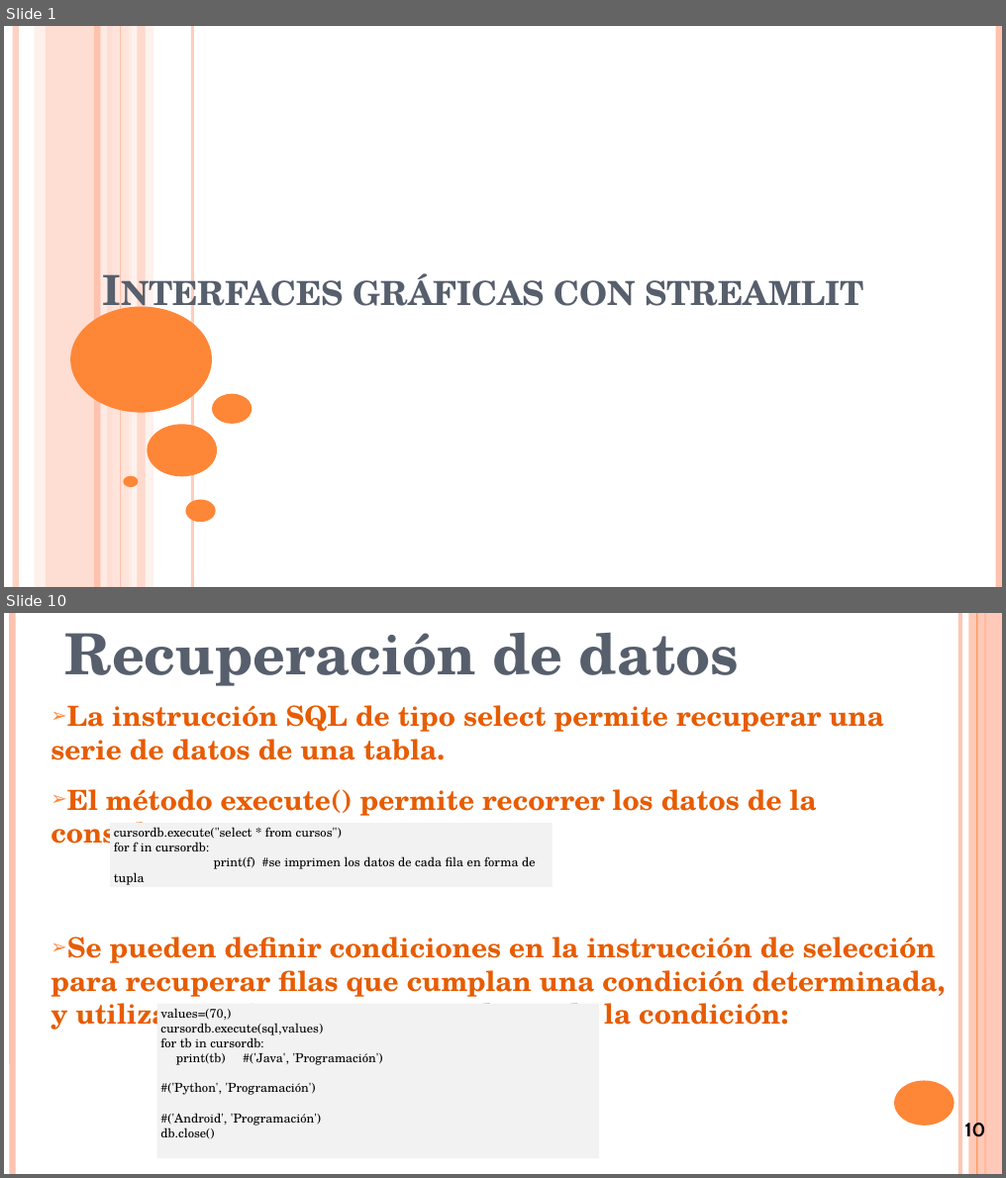
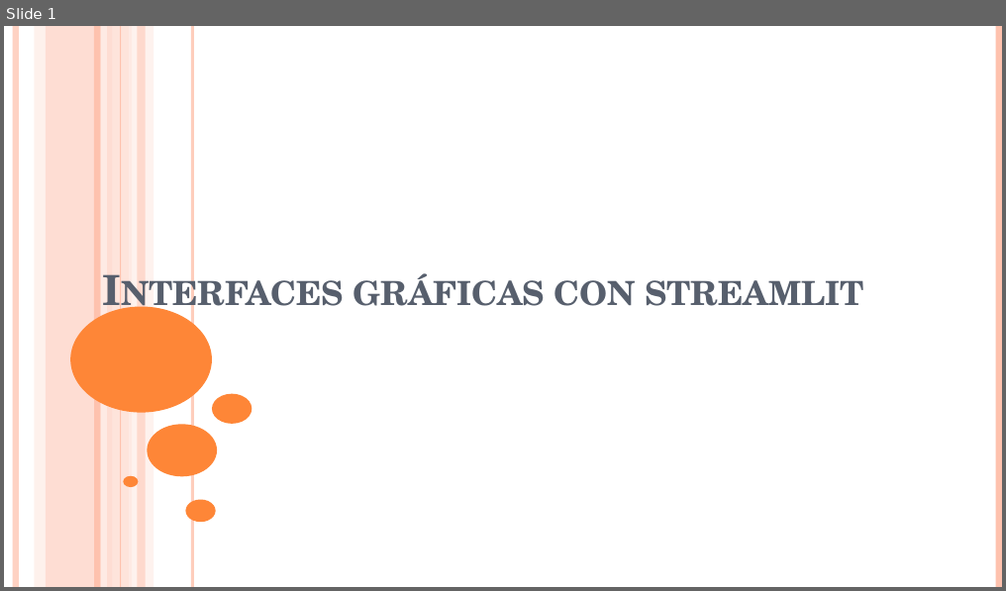
Before and after one commit to amartinsierra/curso_python_getafe, a slide deck: streamlit.pptx. Shown one above the other, each under a label of ours: slides 1 and 10 before the commit, slide 1 after it; the slides between them are not shown. The pictures are 1006x1178 and 1006x591 pixels, drawn with LibreOffice and Linux fonts; fonts in the diff are those of the drawing. Boxes give left, top, right and bottom in pixels: in the first picture for what was removed or moved away, otherwise in the second. Text is boxed around its words. In the diff, an @@ line names an element or a change of style, - is before the commit and + after.

```diff
--- a/streamlit.pptx
+++ b/streamlit.pptx
@@ slide 10 removed at bbox=[4, 613, 1002, 1174], background #FFFFFF @@
@@ line removed from (12, 613) to (12, 1173) @@
@@ text removed at bbox=[64, 633, 740, 686] @@
-Recuperación de datos
@@ line removed from (960, 613) to (960, 1173) @@
@@ rectangle removed at bbox=[969, 613, 1002, 1173] @@
@@ line removed from (977, 613) to (977, 1173) @@
@@ line removed from (985, 613) to (985, 1173) @@
@@ text removed at bbox=[51, 705, 945, 1034] @@
-➢ La instrucción SQL de tipo select permite recuperar una serie de datos de una tabla.
-➢ El método execute() permite recorrer los datos de la consulta:
-➢ Se pueden definir condiciones en la instrucción de selección para recuperar filas que cumplan una condición determinada, y utilizar parámetros como valores de la condición:
@@ rectangle removed at bbox=[110, 823, 551, 886] @@
-cursordb.execute("select * from cursos")
-for f in cursordb:
-print(f) #se imprimen los datos de cada fila en forma de tupla
@@ rectangle removed at bbox=[157, 1003, 600, 1157] @@
-values=(70,)
-cursordb.execute(sql,values)
-for tb in cursordb:
-print(tb) #('Java', 'Programación')
-#('Python', 'Programación')
-#('Android', 'Programación')
-db.close()
@@ ellipse removed at bbox=[894, 1081, 954, 1126] @@
@@ page number removed at bbox=[964, 1121, 985, 1143] @@
-10
```
Also in this commit, not shown: 8 slides changed, 2 slides added, 1 other slide removed, 6 other files.
